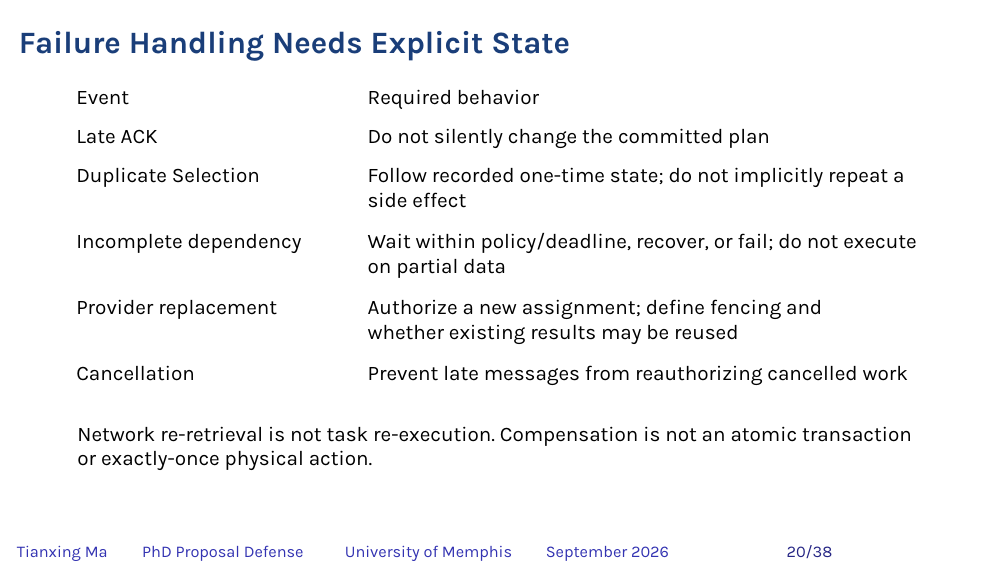
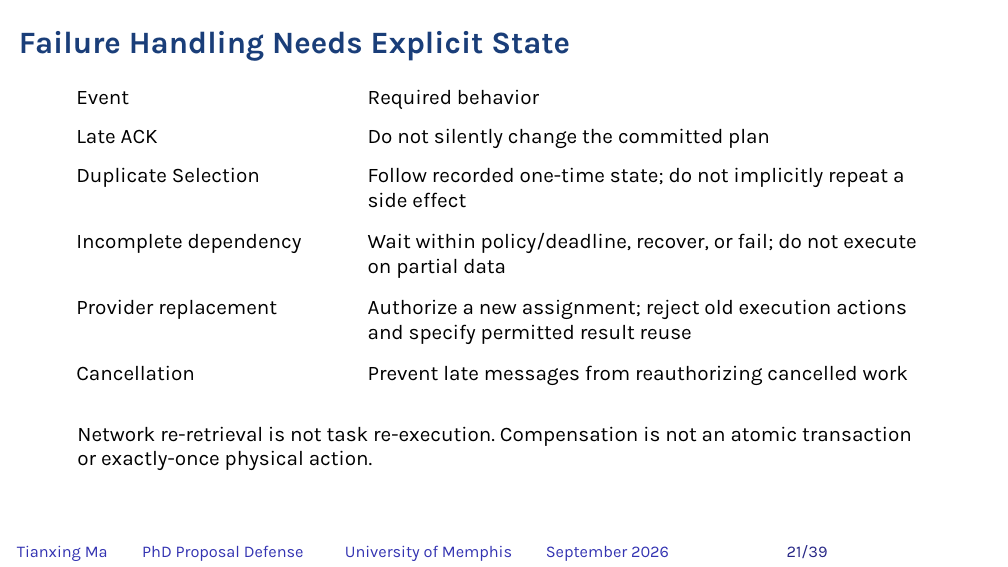
Before and after one commit to matianxing1992/NDN_Service_Framework, a slide deck: slide 21 of docs/PAPER/proposal-defense/slides/NDNSF_proposal_hybrid_editable.pptx (slide 20 before the commit). Drawn at 1008x567 pixels with LibreOffice and Linux fonts; fonts in the diff are those of the drawing; background and template pictures are left out. Boxes give left, top, right and bottom in pixels: in the first picture for what was removed or moved away, otherwise in the second. Text is boxed around its words. In the diff, an @@ line names an element or a change of style, - is before the commit and + after.

```diff
--- a/docs/PAPER/proposal-defense/slides/NDNSF_proposal_hybrid_editable.pptx
+++ b/docs/PAPER/proposal-defense/slides/NDNSF_proposal_hybrid_editable.pptx
@@ text at [368, 299, 907, 344]: text changed @@
-Authorize a new assignment; define fencing and whether existing results may be reused
+Authorize a new assignment; reject old execution actions and specify permitted result reuse
@@ text at [787, 545, 828, 558]: text changed @@
-20/38
+21/39
```
Also in this commit, not shown: 36 other slides changed, 1 slide added, 25 other files.
